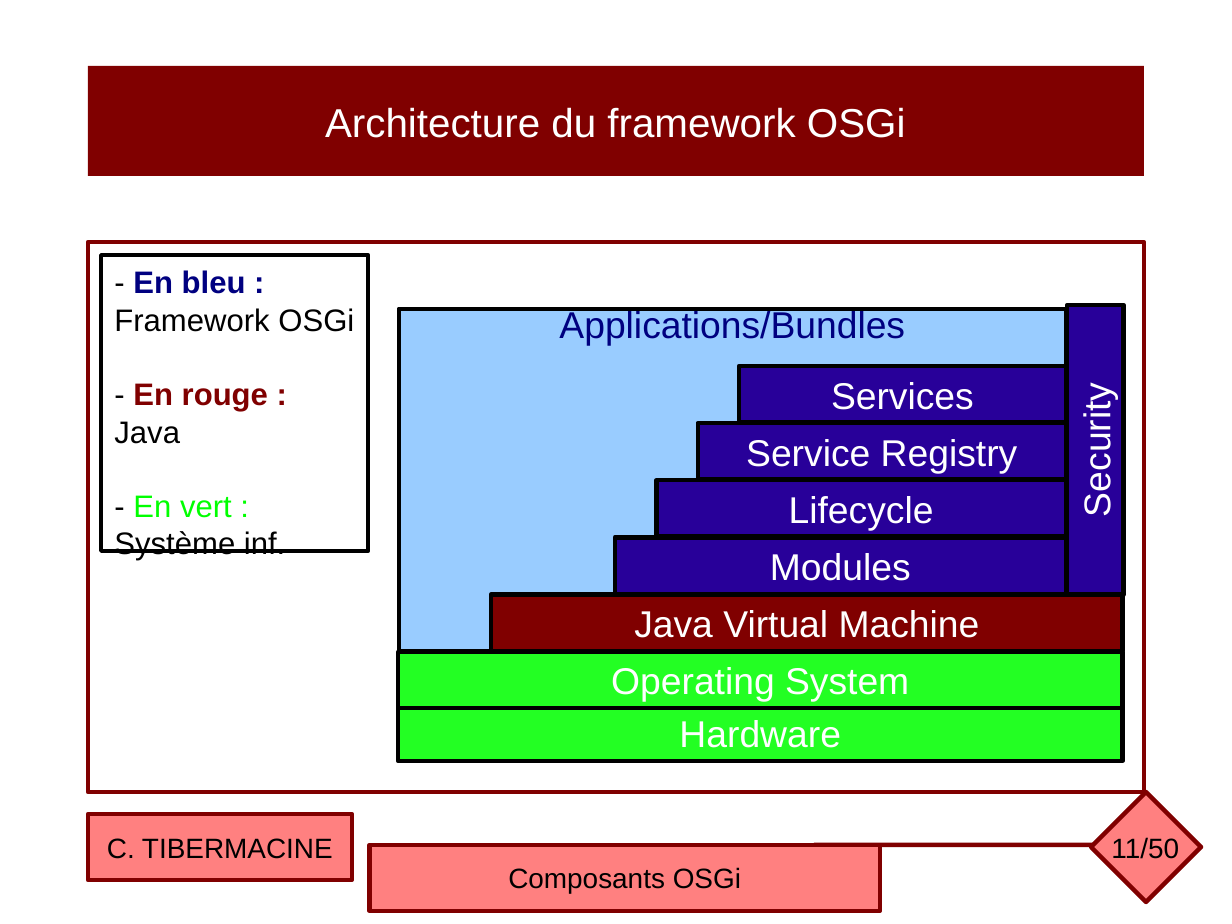
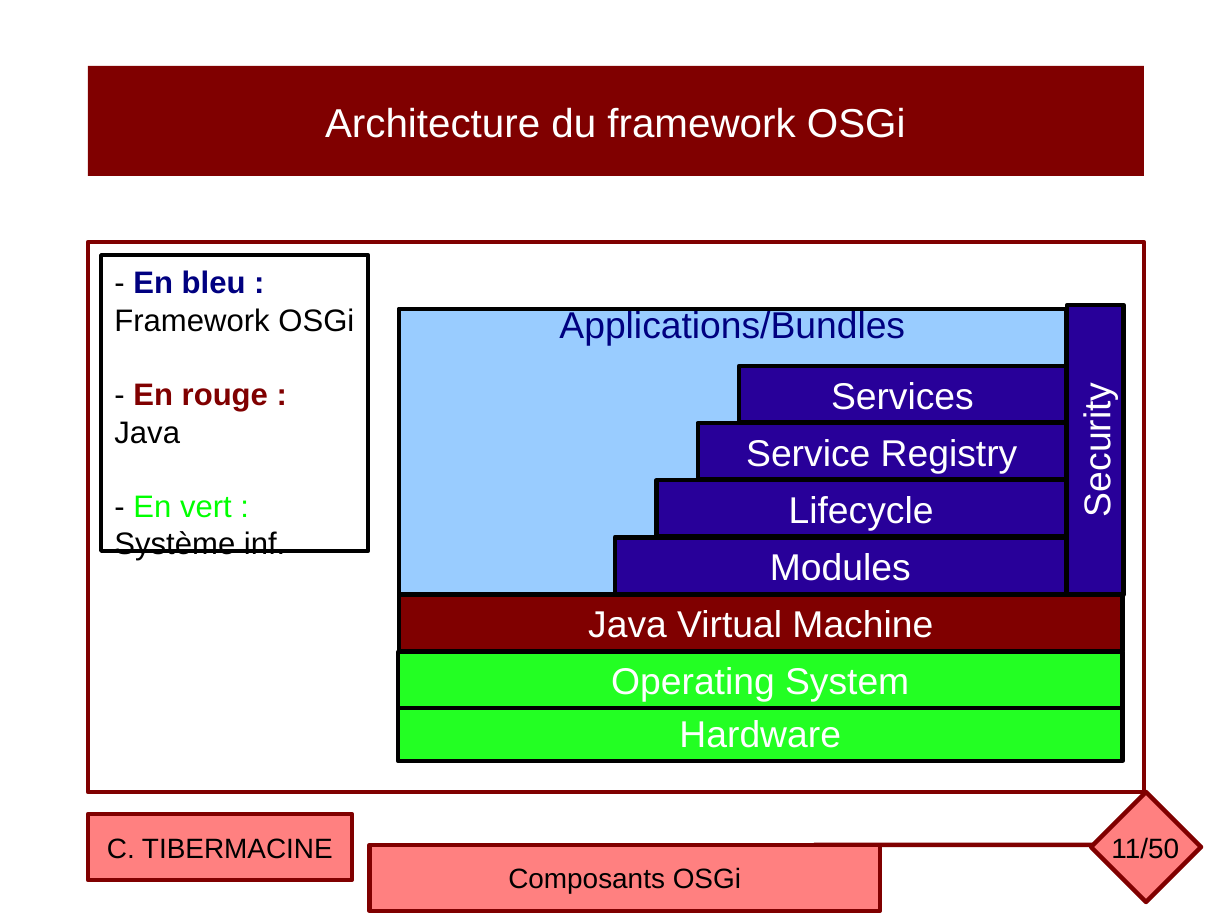
Before and after one commit to ctiber/composants, a slide deck: slide 11 of cours/cours3.odp. Drawn at 1232x924 pixels with LibreOffice and Linux fonts; fonts in the diff are those of the drawing. Boxes give left, top, right and bottom in pixels: in the first picture for what was removed or moved away, otherwise in the second. Text is boxed around its words. In the diff, an @@ line names an element or a change of style, - is before the commit and + after.

```diff
--- a/cours/cours3.odp
+++ b/cours/cours3.odp
@@ rectangle "Java Virtual Machine": place and size @@
-rectangle "Java Virtual Machine" at bbox=[491, 595, 1122, 651]
+rectangle "Java Virtual Machine" at bbox=[399, 595, 1124, 651]
```
Also in this commit, not shown: 2 other slides changed, 2 other files.
